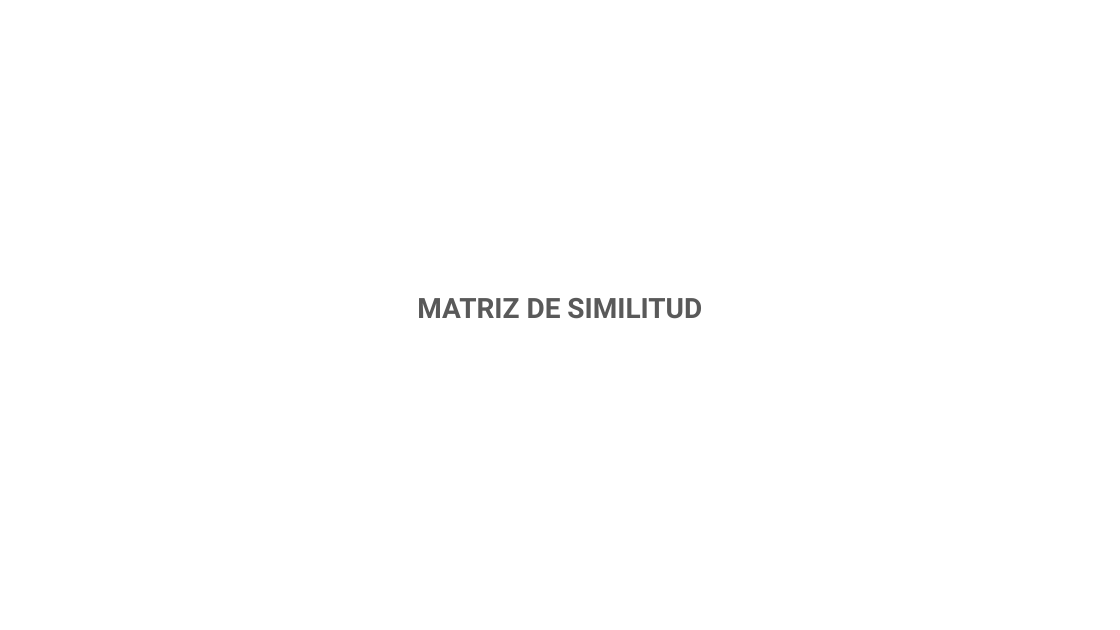
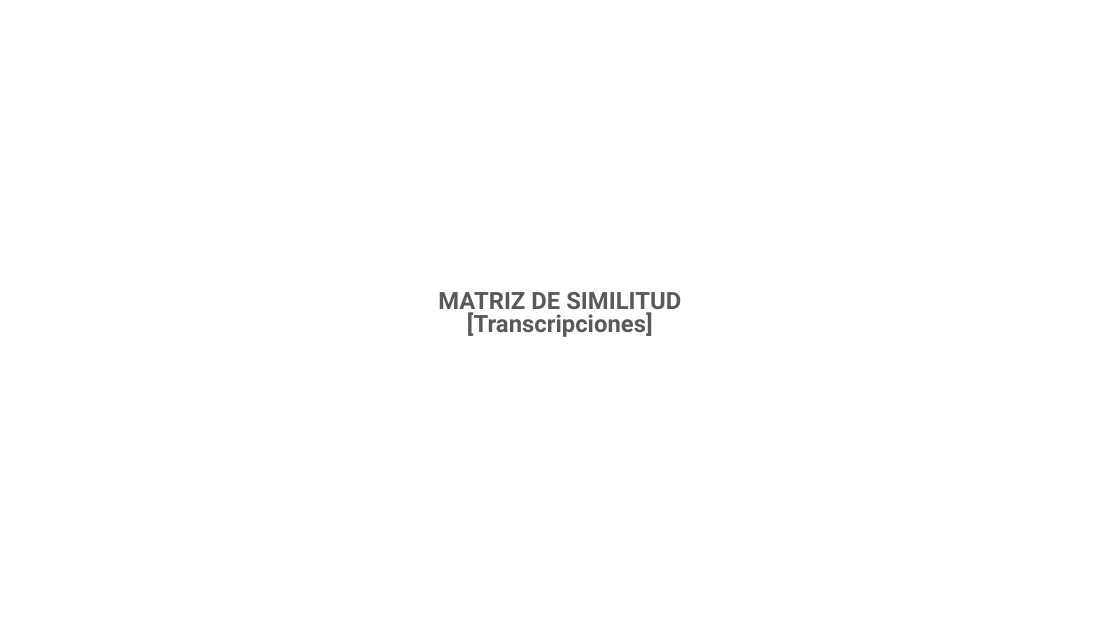
Before and after one commit to ivanseldas/Sentiment-Driven-Video-Recommendations, a slide deck: slide 8 of presentation/Sentiment-Driven Video Recommendations .odp. Drawn at 1120x630 pixels with LibreOffice and Linux fonts; fonts in the diff are those of the drawing. Boxes give left, top, right and bottom in pixels: in the first picture for what was removed or moved away, otherwise in the second. Text is boxed around its words. In the diff, an @@ line names an element or a change of style, - is before the commit and + after.

```diff
--- a/presentation/Sentiment-Driven Video Recommendations .odp
+++ b/presentation/Sentiment-Driven Video Recommendations .odp
@@ title at (438, 292, 681, 337): text changed; size 18 to 15.3 pt @@
-MATRIZ DE SIMILITUD
+MATRIZ DE SIMILITUD
+[Transcripciones]
```
Also in this commit, not shown: 4 other slides changed, 8 slides added, 3 slides removed, 4 other files.
